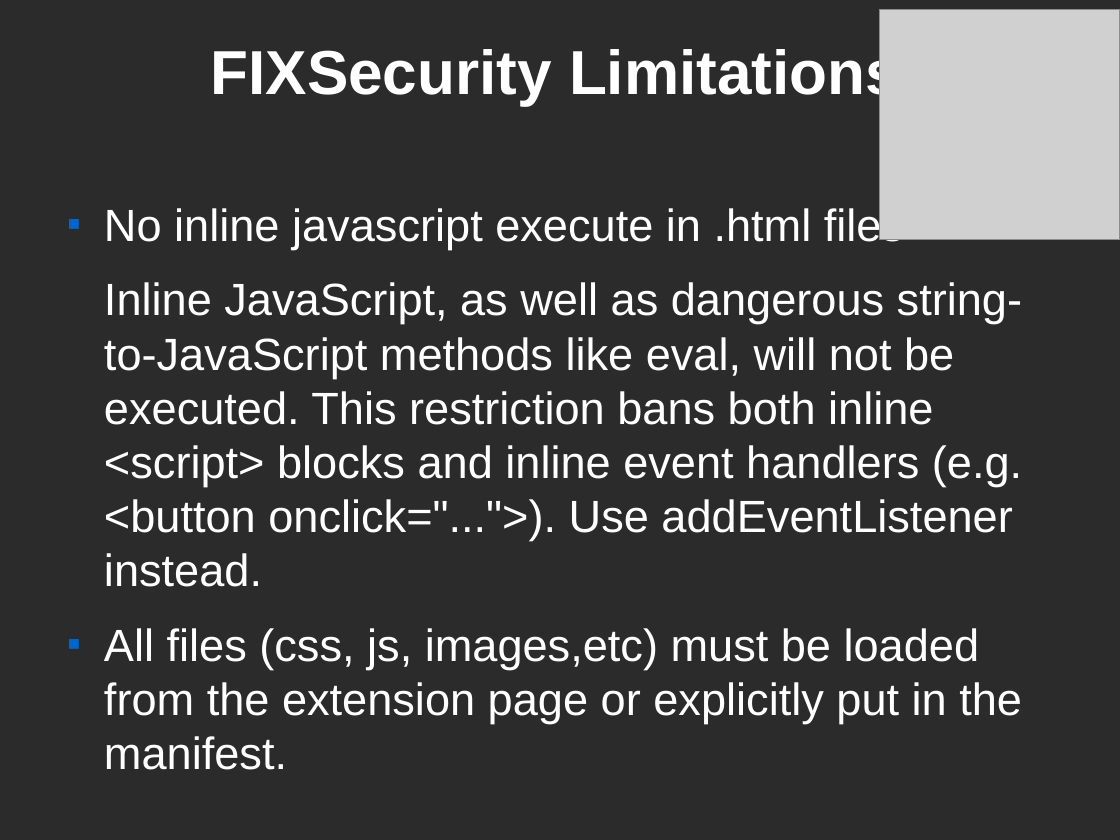
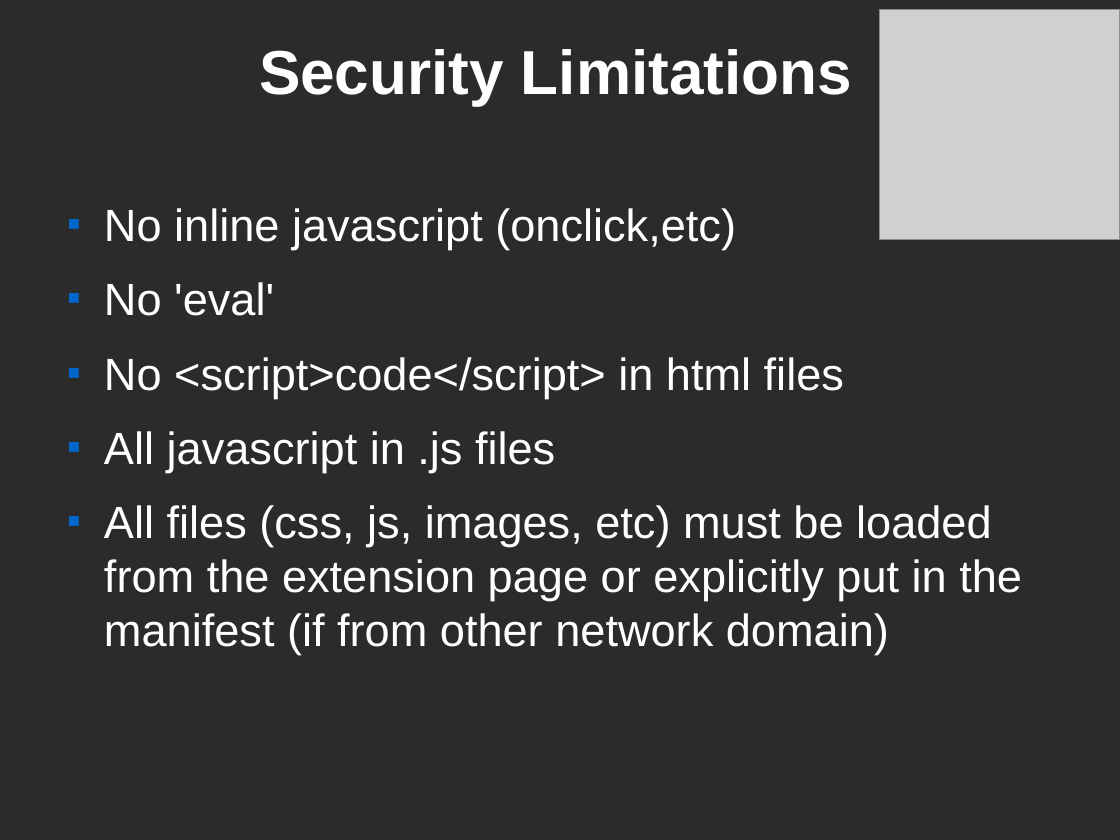
Before and after one commit to abhishekdelta/devfest, a slide deck: slide 10 of CHROME.odp. Drawn at 1120x840 pixels with LibreOffice and Linux fonts; fonts in the diff are those of the drawing; grey boxes stand for pictures; background and template pictures are left out; a plain dark background stands for a picture behind light text. Boxes give left, top, right and bottom in pixels: in the first picture for what was removed or moved away, otherwise in the second. Text is boxed around its words. In the diff, an @@ line names an element or a change of style, - is before the commit and + after.

```diff
--- a/CHROME.odp
+++ b/CHROME.odp
@@ title at [259,49,852,106]: text changed @@
-FIXSecurity Limitations
+Security Limitations
@@ text at [104,208,1022,655]: text changed @@
-■ No inline javascript execute in .html files
-Inline JavaScript, as well as dangerous string-to-JavaScript methods like eval, will not be executed. This restriction bans both inline <script> blocks and inline event handlers (e.g. <button onclick="...">). Use addEventListener instead.
-■ All files (css, js, images,etc) must be loaded from the extension page or explicitly put in the manifest.
+■ No inline javascript (onclick,etc)
+■ No 'eval'
+■ No <script>code</script> in html files
+■ All javascript in .js files
+■ All files (css, js, images, etc) must be loaded from the extension page or explicitly put in the manifest (if from other network domain)
```
Also in this commit, not shown: 2 other slides changed, 2 other files.
